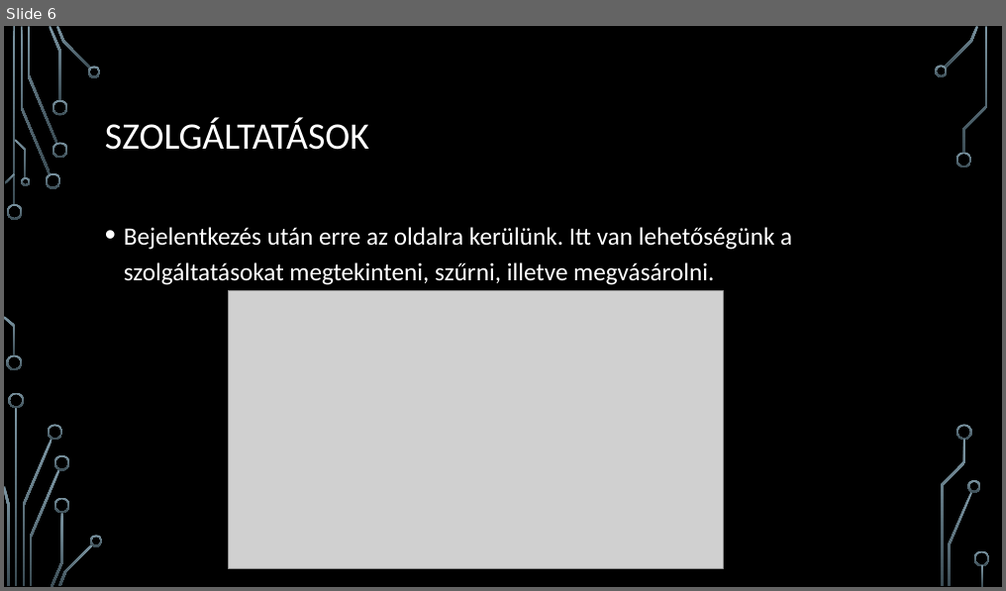
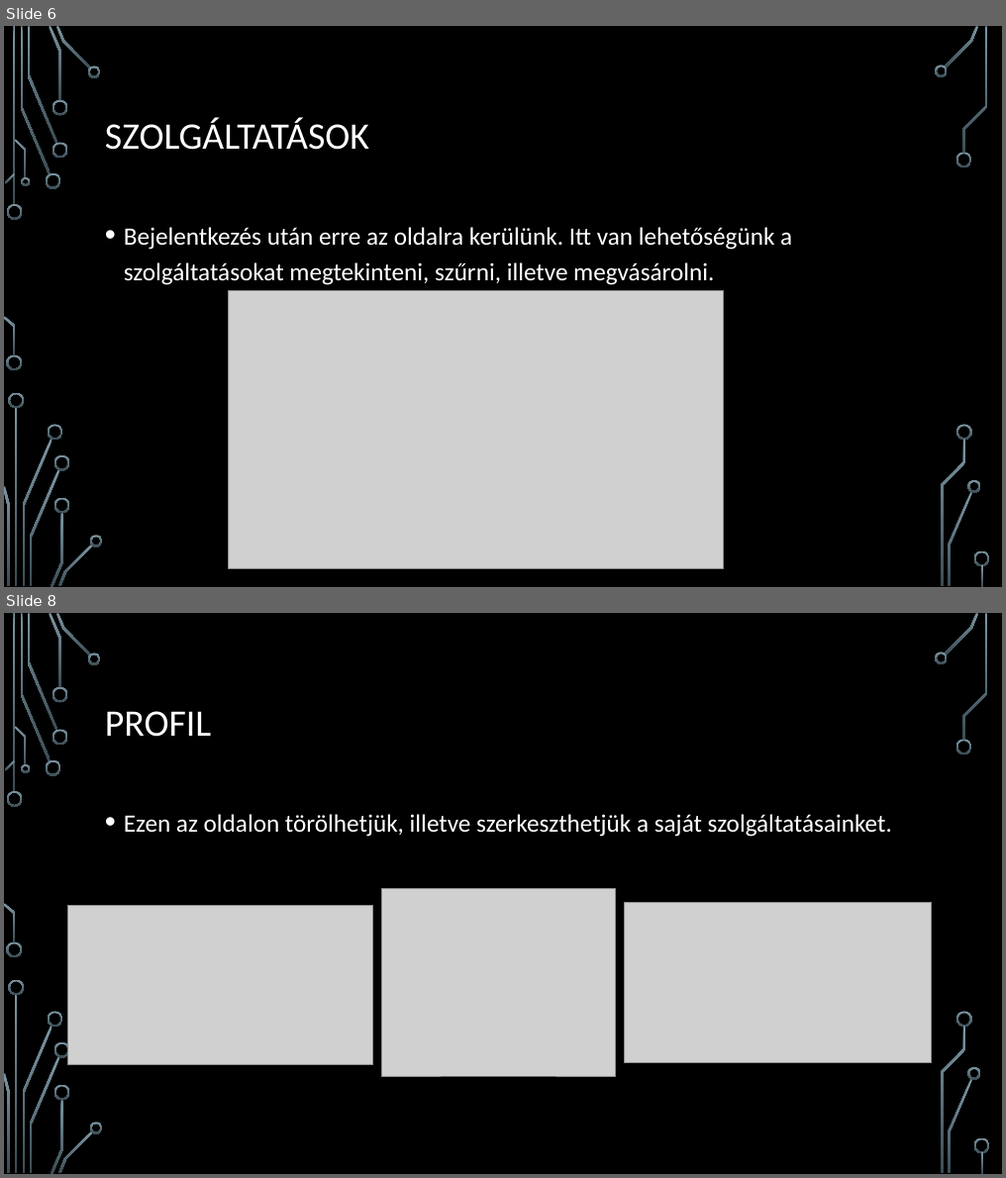
Before and after one commit to WitmannBence/Vizsgaremek, a slide deck: Documentation/VizsgaremekPPT.pptx. Shown one above the other, each under a label of ours: slide 6 before the commit, slides 6 and 8 after it; the slides between them are not shown. The pictures are 1006x591 and 1006x1178 pixels, drawn with LibreOffice and Linux fonts; fonts in the diff are those of the drawing; grey boxes stand for pictures; background and template pictures are left out. Boxes give left, top, right and bottom in pixels: in the first picture for what was removed or moved away, otherwise in the second. Text is boxed around its words. In the diff, an @@ line names an element or a change of style, - is before the commit and + after.

```diff
--- a/Documentation/VizsgaremekPPT.pptx
+++ b/Documentation/VizsgaremekPPT.pptx
@@ slide 8 added at <box>4,613,1002,1174</box>, background picture (left out); not listed: 36 template elements that a slide beside it also shows @@
@@ title added at <box>105,711,211,737</box>, 36 pt, text #FFFFFF @@
+PROFIL
@@ text added at <box>124,814,892,837</box>, 24 pt, text #FFFFFF @@
+• Ezen az oldalon törölhetjük, illetve szerkeszthetjük a saját szolgáltatásainket.
@@ picture added at <box>67,906,373,1065</box> @@
@@ picture added at <box>382,888,616,1076</box> @@
@@ picture added at <box>624,902,932,1062</box> @@
```
Also in this commit, not shown: 1 slide changed, 2 other slides added.
